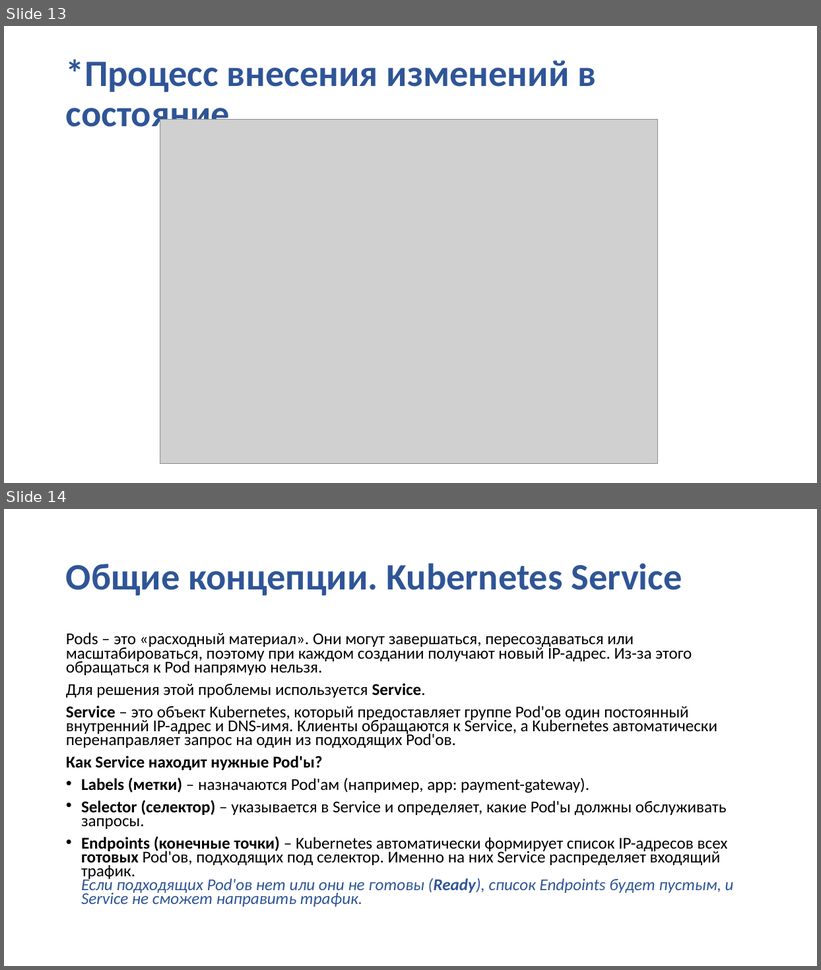
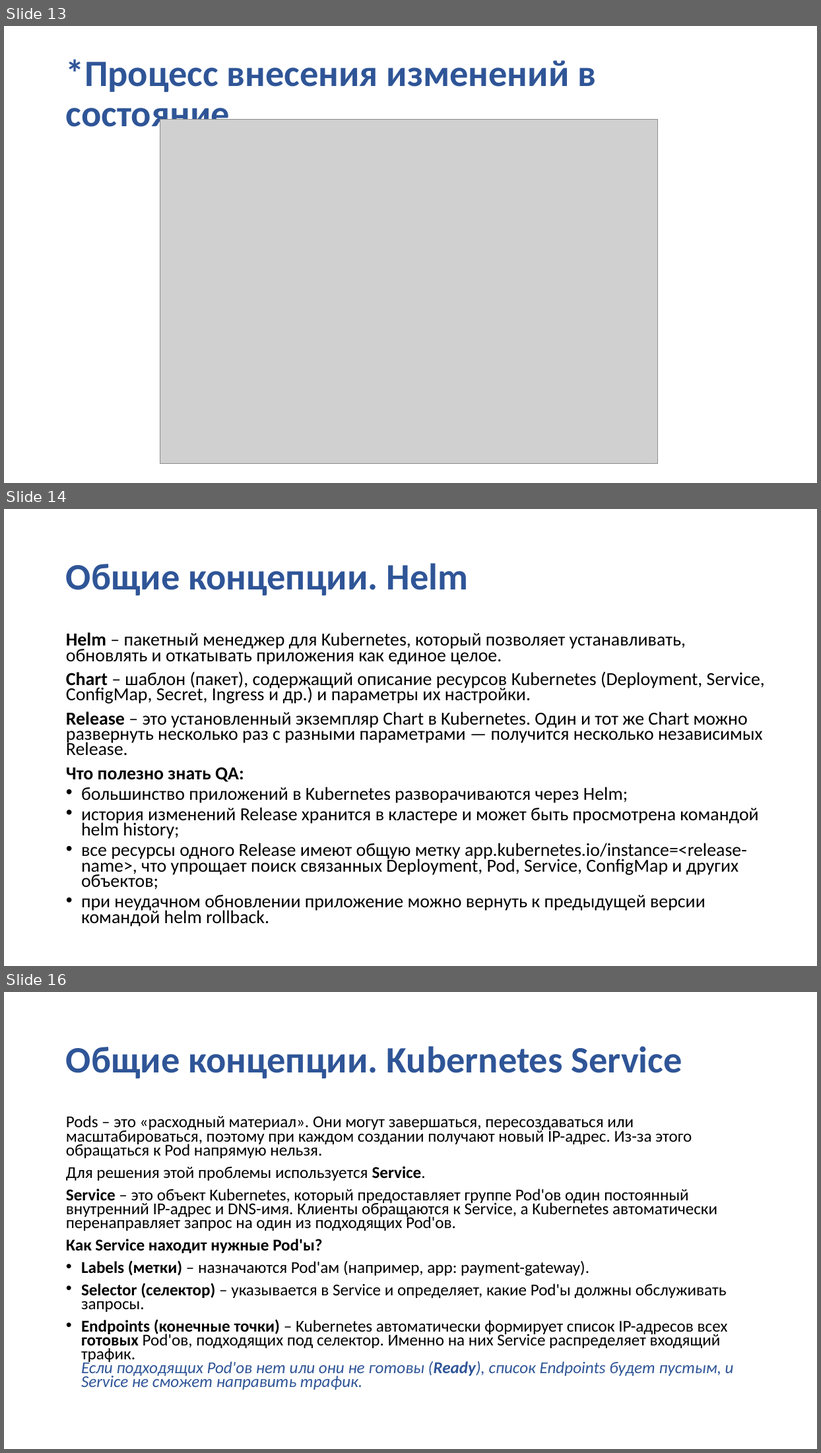
Before and after one commit to SobinaAA/K8S, a slide deck: slides/K8s.pptx. Shown one above the other, each under a label of ours: slides 13 and 14 before the commit, slides 13, 14 and 16 after it; the slides between them are not shown. The pictures are 821x970 and 821x1453 pixels, drawn with LibreOffice and Linux fonts; fonts in the diff are those of the drawing; grey boxes stand for pictures; background and template pictures are left out. Boxes give left, top, right and bottom in pixels: in the first picture for what was removed or moved away, otherwise in the second. Text is boxed around its words. In the diff, an @@ line names an element or a change of style, - is before the commit and + after.

```diff
--- a/slides/K8s.pptx
+++ b/slides/K8s.pptx
@@ slide 14 added at [4,509,817,966], background picture (left out) @@
@@ title added at [66,563,468,595], 44 pt, text #2F5597, bold @@
+Общие концепции. Helm
@@ text added at [66,632,765,927], 21.7 pt, text #000000 @@
+Helm – пакетный менеджер для Kubernetes, который позволяет устанавливать, обновлять и откатывать приложения как единое целое.
+Chart – шаблон (пакет), содержащий описание ресурсов Kubernetes (Deployment, Service, ConfigMap, Secret, Ingress и др.) и параметры их настройки.
+Release – это установленный экземпляр Chart в Kubernetes. Один и тот же Chart можно развернуть несколько раз с разными параметрами — получится несколько независимых Release.
+Что полезно знать QA:
+• большинство приложений в Kubernetes разворачиваются через Helm;
+• история изменений Release хранится в кластере и может быть просмотрена командой helm history;
+• все ресурсы одного Release имеют общую метку app.kubernetes.io/instance=<release-name>, что упрощает поиск связанных Deployment, Pod, Service, ConfigMap и других объектов;
+• при неудачном обновлении приложение можно вернуть к предыдущей версии командой helm rollback.
@@ what was slide 14 is now slide 16 @@
```
Also in this commit, not shown: 1 slide changed, 1 other slide added, 15 other files.
